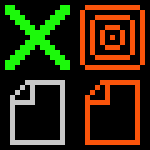
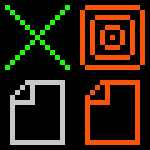
Before/after of a 150x150 layered artwork. What changed in the layer stack:
painted on "Слой 1" over [5, 5, 70, 70]
